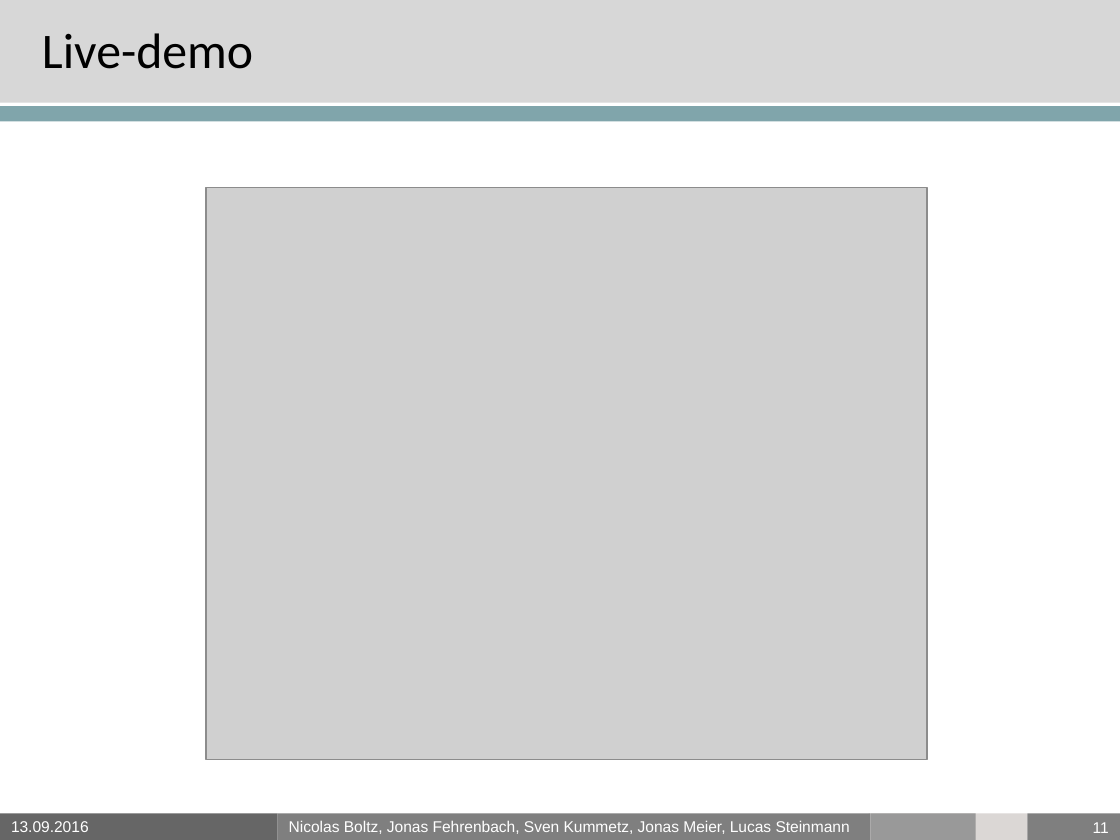
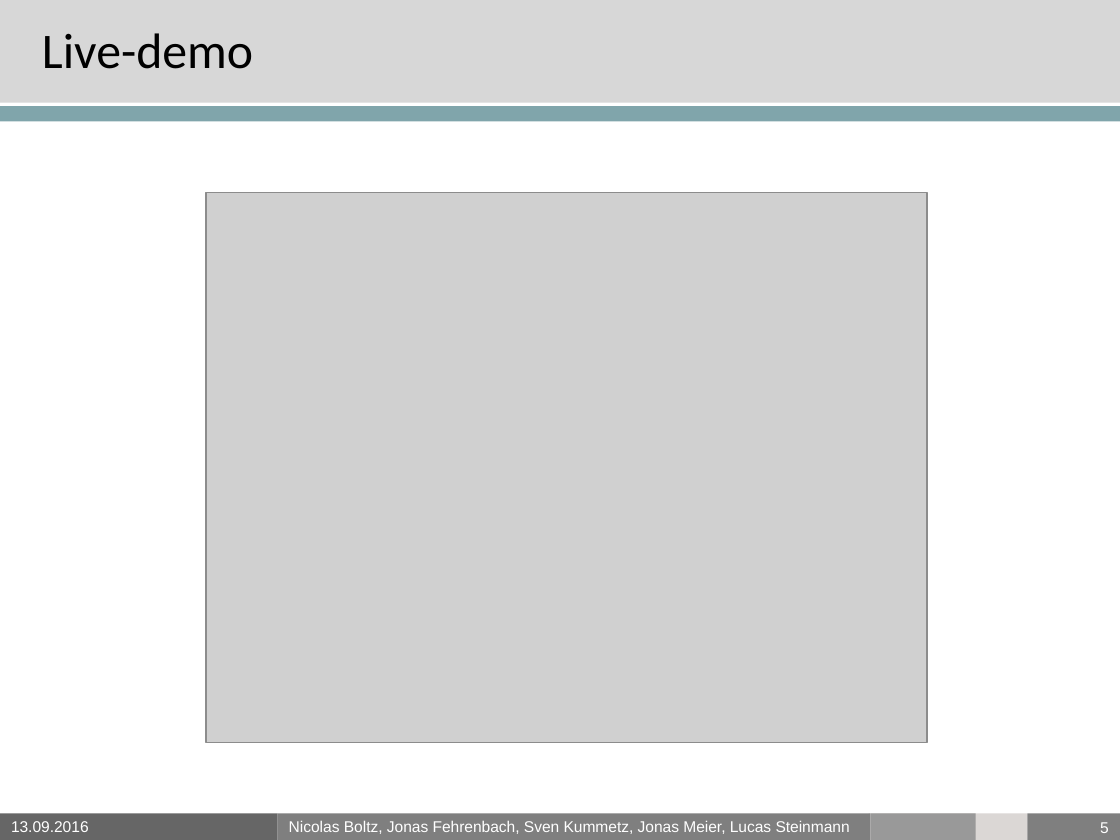
Before and after one commit to PSEProgrammgraphen/PSEDokumente, a slide deck: slide 5 of final/presentation.pptx (slide 11 before the commit). Drawn at 1120x840 pixels with LibreOffice and Linux fonts; fonts in the diff are those of the drawing; grey boxes stand for pictures; background and template pictures are left out. Boxes give left, top, right and bottom in pixels: in the first picture for what was removed or moved away, otherwise in the second. Text is boxed around its words. In the diff, an @@ line names an element or a change of style, - is before the commit and + after.

```diff
--- a/final/presentation.pptx
+++ b/final/presentation.pptx
@@ picture: place and size @@
-picture at (206, 187, 927, 759)
+picture at (206, 193, 927, 743)
@@ page number at (1100, 822, 1109, 833): text changed @@
-11
+5
```
Also in this commit, not shown: 4 other slides changed, 1 slide added, 1 slide removed, 4 other files.
